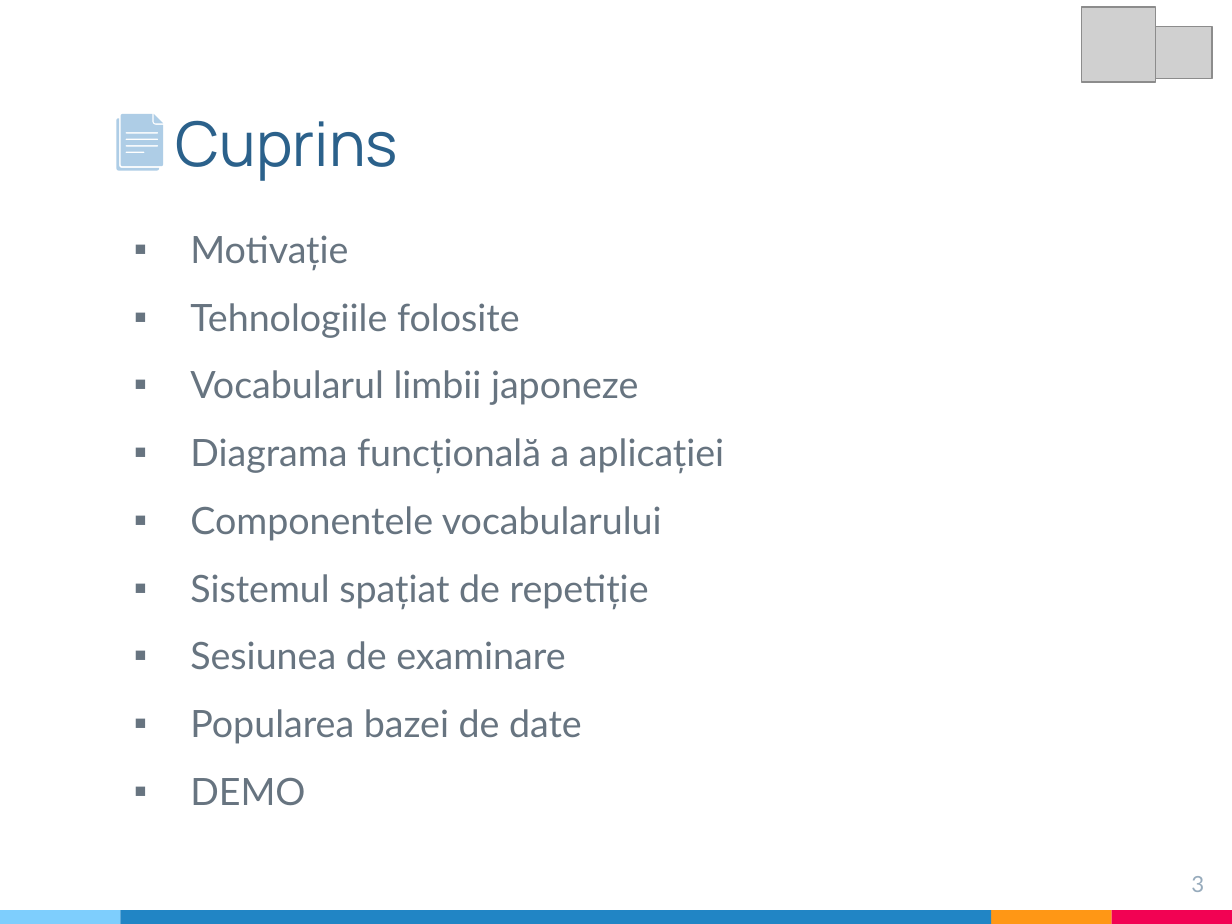
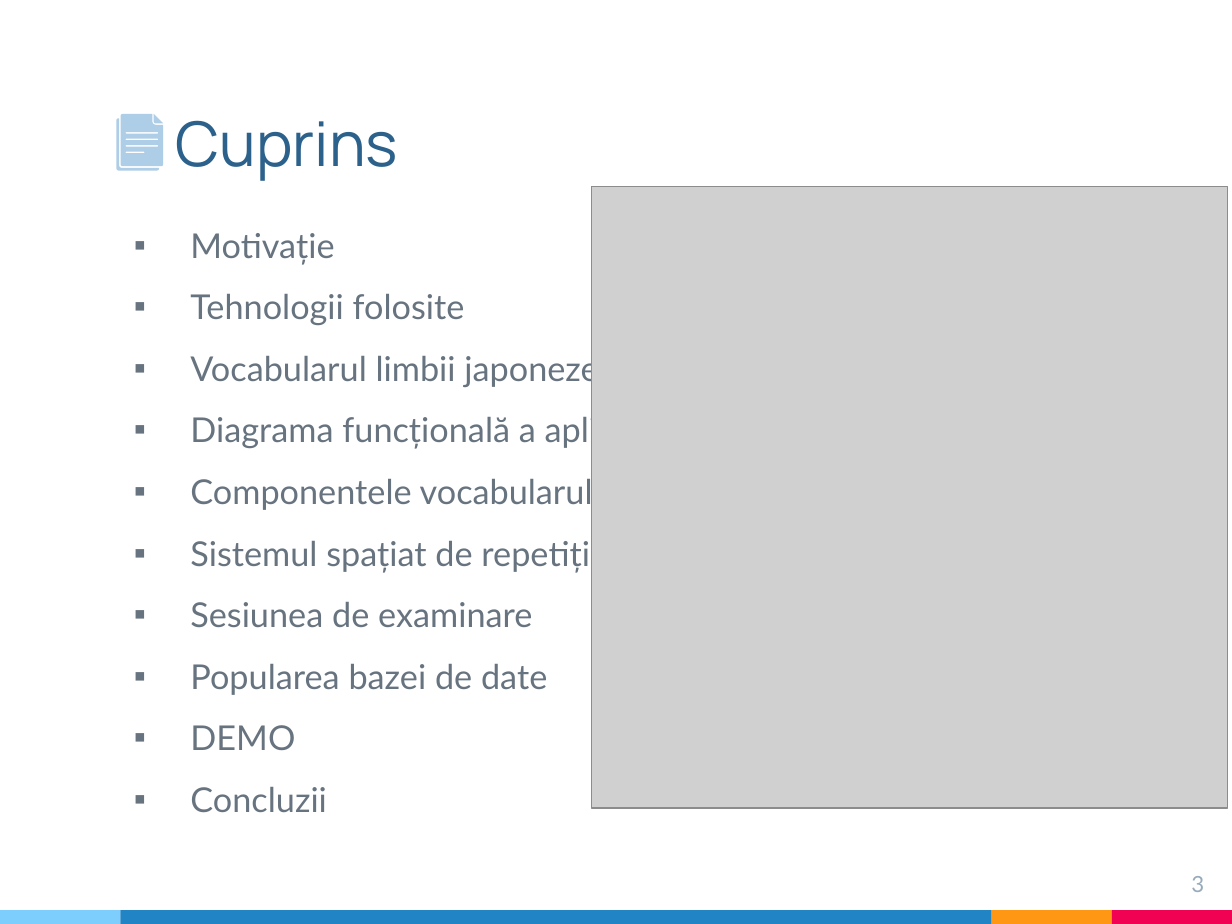
Before and after one commit to TrifanTamara/Foxy, a slide deck: slide 3 of Documentation/Prezentare.pptx. Drawn at 1232x924 pixels with LibreOffice and Linux fonts; fonts in the diff are those of the drawing; grey boxes stand for pictures. Boxes give left, top, right and bottom in pixels: in the first picture for what was removed or moved away, otherwise in the second. Text is boxed around its words. In the diff, an @@ line names an element or a change of style, - is before the commit and + after.

```diff
--- a/Documentation/Prezentare.pptx
+++ b/Documentation/Prezentare.pptx
@@ picture removed at (1082,7,1156,83) @@
@@ picture removed at (1156,27,1212,79) @@
@@ picture added at (591,186,1227,807) @@
@@ text at (190,233,677,750): size 22 to 20 pt in "Motivație", "Vocabularul limbii japoneze", "Diagrama funcțională a aplicației", "Componentele vocabularului" and 4 more places @@
@@ text at (190,294,465,325): text changed; size 22 to 20 pt @@
-▪ Tehnologiile folosite
+▪ Tehnologii folosite
@@ text at (190,787,327,812): paragraph added @@
+▪ Concluzii
```
Also in this commit, not shown: 3 other slides changed, 1 other file.
